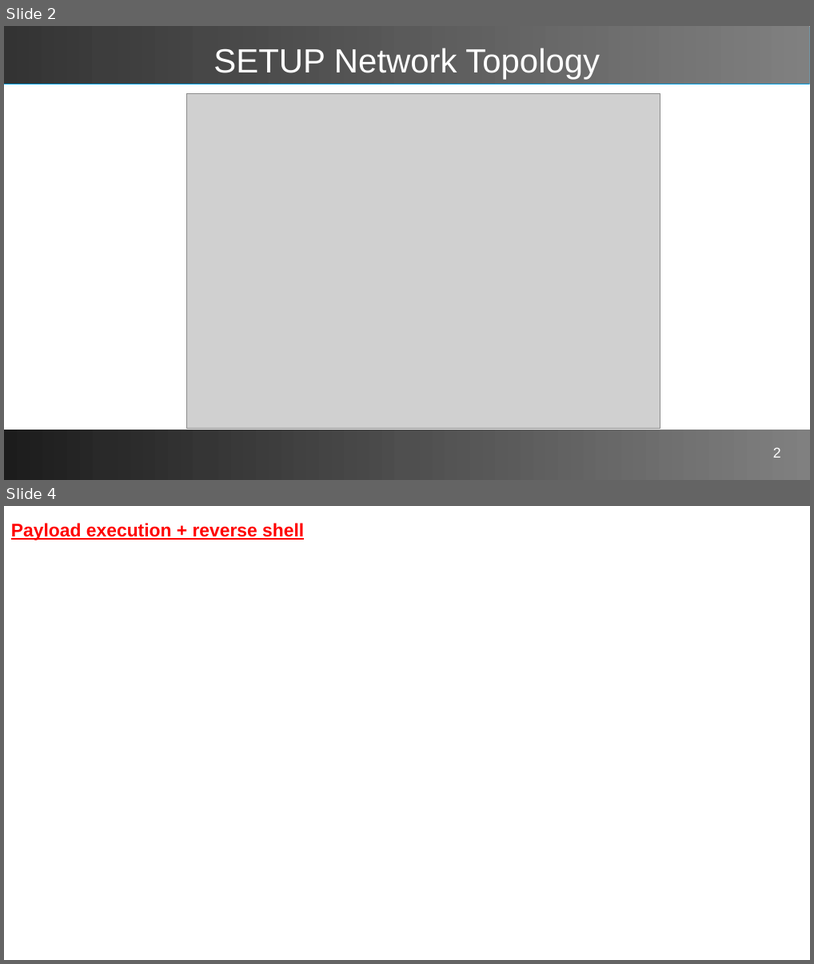
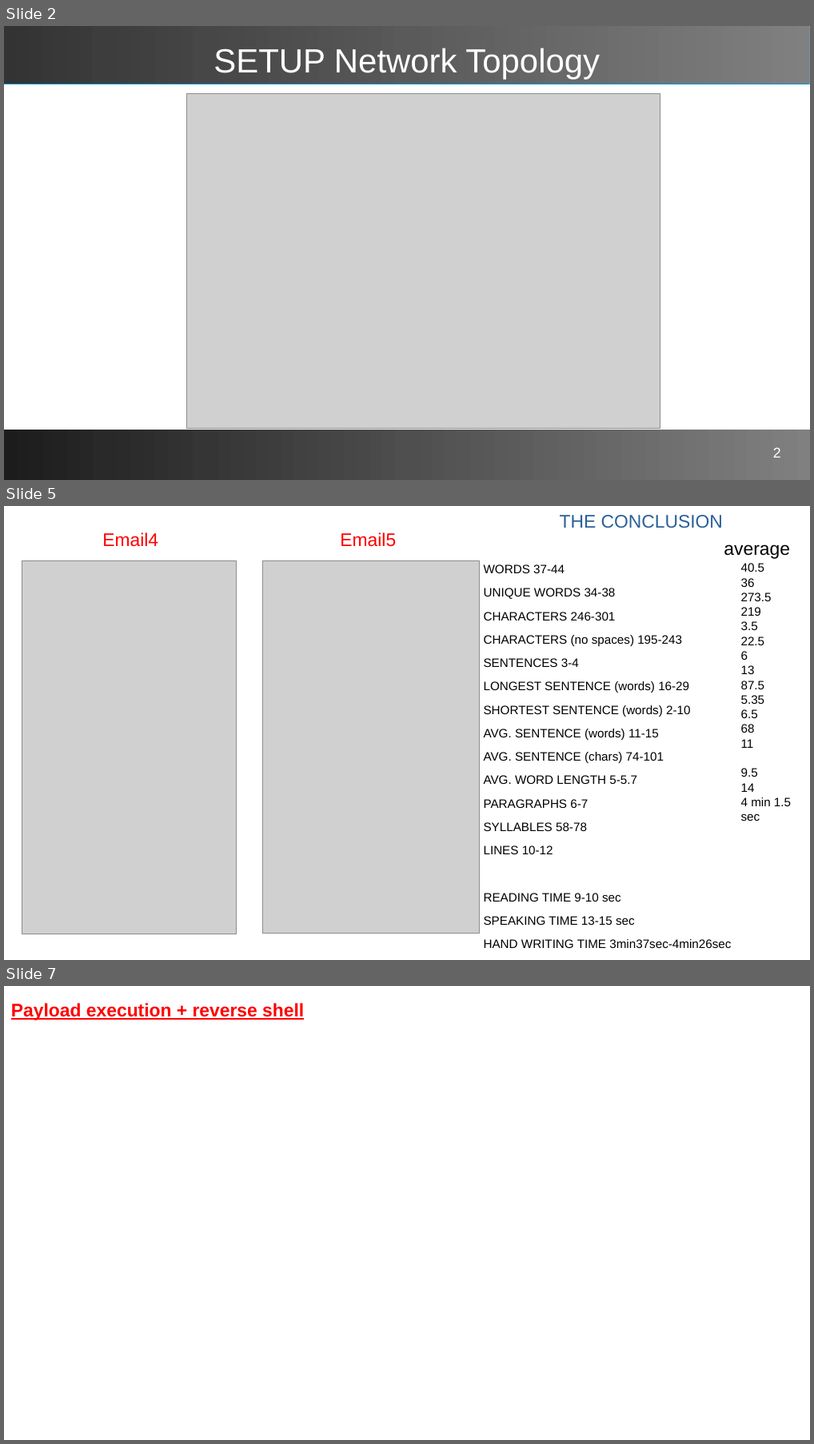
Before and after one commit to dzoraj/Simulated-Corporate-Cyber-Attack, a slide deck: Simulated Corporate Cyber-Attack.odp. Shown one above the other, each under a label of ours: slides 2 and 4 before the commit, slides 2, 5 and 7 after it; the slides between them are not shown. The pictures are 814x964 and 814x1444 pixels, drawn with LibreOffice and Linux fonts; fonts in the diff are those of the drawing; grey boxes stand for pictures. Boxes give left, top, right and bottom in pixels: in the first picture for what was removed or moved away, otherwise in the second. Text is boxed around its words. In the diff, an @@ line names an element or a change of style, - is before the commit and + after.

Commit message:
Email analysis

```diff
--- a/Simulated Corporate Cyber-Attack.odp
+++ b/Simulated Corporate Cyber-Attack.odp
@@ slide 5 added at (4, 506, 810, 960), background #FFFFFF @@
@@ text added at (560, 515, 723, 528), 18 pt, text #2A6099 @@
+THE CONCLUSION
@@ text added at (102, 532, 158, 547), 18 pt, text #FF0000 @@
+Email4
@@ text added at (340, 532, 396, 547), 18 pt, text #FF0000 @@
+Email5
@@ text added at (724, 544, 790, 559), 18 pt, text #000000 @@
+average
@@ picture added at (22, 561, 237, 933) @@
@@ picture added at (263, 561, 480, 932) @@
@@ text added at (484, 564, 731, 948), 12 pt, text #000000 @@
+WORDS 37-44
+UNIQUE WORDS 34-38
+CHARACTERS 246-301
+CHARACTERS (no spaces) 195-243
+SENTENCES 3-4
+LONGEST SENTENCE (words) 16-29
+SHORTEST SENTENCE (words) 2-10
+AVG. SENTENCE (words) 11-15
+AVG. SENTENCE (chars) 74-101
+AVG. WORD LENGTH 5-5.7
+PARAGRAPHS 6-7
+SYLLABLES 58-78
+LINES 10-12
+READING TIME 9-10 sec
+SPEAKING TIME 13-15 sec
+HAND WRITING TIME 3min37sec-4min26sec
@@ text added at (742, 563, 791, 820), 12 pt, text #000000 @@
+40.5
+36
+273.5
+219
+3.5
+22.5
+6
+13
+87.5
+5.35
+6.5
+68
+11
+9.5
+14
+4 min 1.5 sec
@@ what was slide 4 is now slide 7 @@
```
Also in this commit, not shown: 3 other slides added, 1 slide removed, 5 other files.
